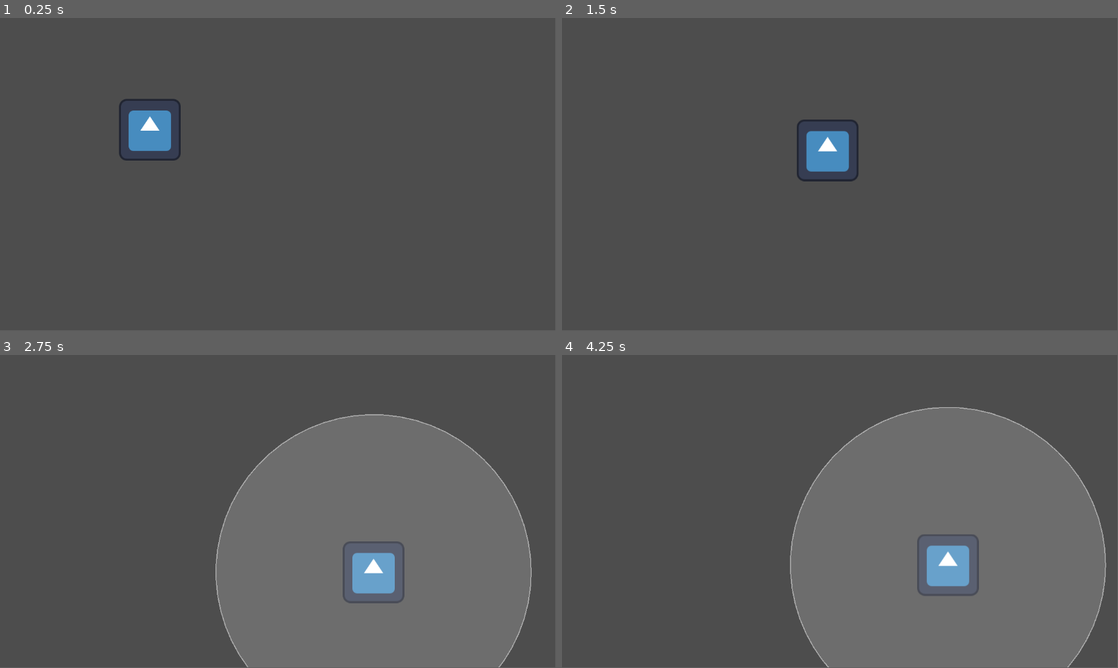
Above: before the commit, frames 1-4 (two rows, left to right).
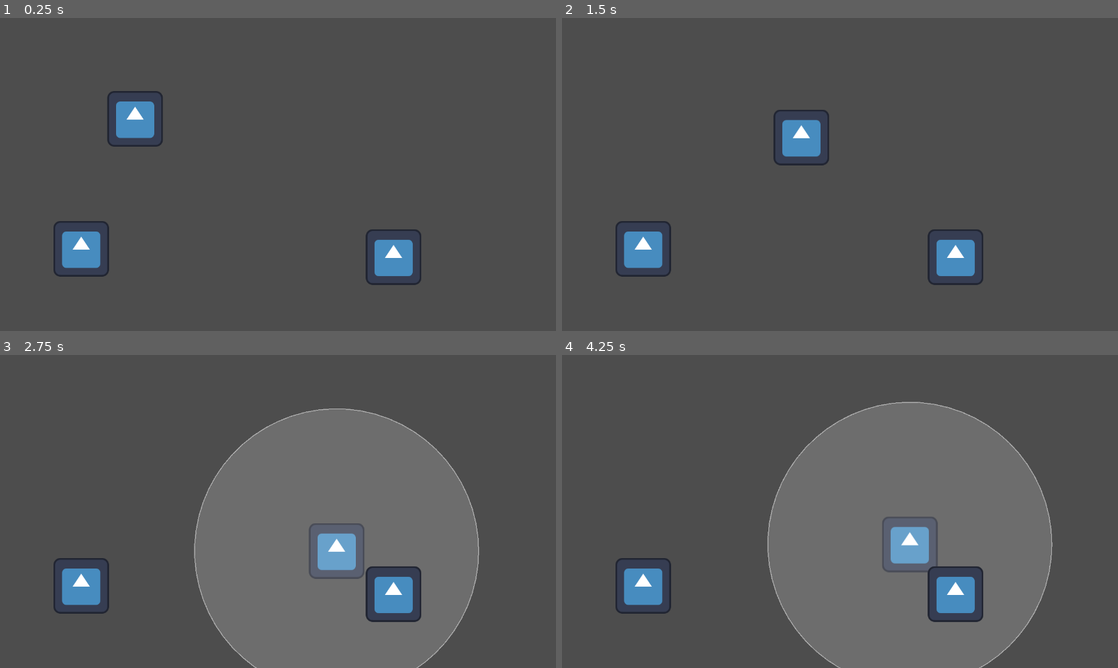
Above: after the commit, the same moments.

Repository: ternaryCat/ldjam59
Game: Godot game, scene res://components/level.tscn
Two runs of this game, one before a commit and one after it. Both use one fixed random seed, a clock stepped at 60 frames per second and the inputs below. The engine's default icon, where the game draws it, is replaced by a stand-in: a white triangle on a blue panel in a dark square.
Inputs:
- Up to frame 1 (0.25 s): no input
- Up to frame 2 (1.5 s): tap Enter at 0.5 s; hold D (right) 0.53-1.28 s; hold Space (activate) 0.53-1.28 s; hold S (down) from 1.28 s (still down); tap W (top) at 1.35 s
- Up to frame 3 (2.75 s): release S (down) at 2.03 s; hold D (right) from 2.03 s (still down); hold Space (activate) from 2.03 s (still down)
- Up to frame 4 (4.25 s): release Space (activate) at 2.78 s; tap W (top) at 2.85 s; release D (right) at 3.53 s; hold A (left) from 3.53 s (still down); hold Space (activate) from 3.53 s (still down)
In our replay, the window is 799x449 before the commit and 800x450 after it. These sizes can differ from the game's own. Grey fills any space a smaller window leaves; there, only what the larger window draws over its background counts as a difference.

The runs differ from the first frame. In frame 1, 3.6% of the frame differs, in the area x 9-76%, y 23-86%; in frame 2, 3.9%; in frame 3, 16%; in frame 4, 16%, in the area x 9-98%, y 14-100%.

Commit message:
base enemies

Diff:
--- a/components/level.tscn
+++ b/components/level.tscn
@@ -2,9 +2,18 @@
 
 [ext_resource type="PackedScene" uid="uid://b6tdgp3g2i7k2" path="res://components/level/player.tscn" id="1_ouk1x"]
 [ext_resource type="Script" uid="uid://cmb27xme82kug" path="res://components/level/player.gd" id="2_6fnek"]
+[ext_resource type="PackedScene" uid="uid://eyln1wkn80r" path="res://components/level/enemy.tscn" id="3_6fnek"]
 
 [node name="level" type="Node2D" unique_id=1124570366]
 
 [node name="player" parent="." unique_id=510700806 instance=ExtResource("1_ouk1x")]
 position = Vector2(311, 232)
 script = ExtResource("2_6fnek")
+
+[node name="enemies" type="Node2D" parent="." unique_id=286288996]
+
+[node name="enemy" parent="enemies" unique_id=408884908 instance=ExtResource("3_6fnek")]
+position = Vector2(187, 531)
+
+[node name="enemy2" parent="enemies" unique_id=1736653676 instance=ExtResource("3_6fnek")]
+position = Vector2(906, 550)
--- /dev/null
+++ b/components/level/enemy.gd
@@ -0,0 +1,11 @@
+extends AnimatedSprite2D
+
+
+# Called when the node enters the scene tree for the first time.
+func _ready() -> void:
+	pass # Replace with function body.
+
+
+# Called every frame. 'delta' is the elapsed time since the previous frame.
+func _process(delta: float) -> void:
+	pass
--- /dev/null
+++ b/components/level/enemy.tscn
@@ -0,0 +1,35 @@
+[gd_scene format=3 uid="uid://eyln1wkn80r"]
+
+[ext_resource type="Texture2D" uid="uid://cvxbsh0y4gur7" path="res://icon.svg" id="1_8gyse"]
+[ext_resource type="Script" uid="uid://dtclb7wsx66ro" path="res://components/level/enemy.gd" id="2_m8og6"]
+
+[sub_resource type="SpriteFrames" id="SpriteFrames_ck80t"]
+animations = [{
+"frames": [{
+"duration": 1.0,
+"texture": ExtResource("1_8gyse")
+}],
+"loop": true,
+"name": &"idle",
+"speed": 5.0
+}, {
+"frames": [],
+"loop": true,
+"name": &"new_animation",
+"speed": 5.0
+}]
+
+[sub_resource type="CircleShape2D" id="CircleShape2D_aq6n6"]
+
+[node name="enemy" type="AnimatedSprite2D" unique_id=408884908]
+sprite_frames = SubResource("SpriteFrames_ck80t")
+animation = &"idle"
+script = ExtResource("2_m8og6")
+
+[node name="collision" type="Area2D" parent="." unique_id=2858423]
+collision_layer = 5
+collision_mask = 3
+monitoring = false
+
+[node name="shape" type="CollisionShape2D" parent="collision" unique_id=834457060]
+shape = SubResource("CircleShape2D_aq6n6")
--- a/project.godot
+++ b/project.godot
@@ -14,6 +14,11 @@
 run/main_scene="uid://cdhnni4o462rc"
 config/features=PackedStringArray("4.6", "GL Compatibility")
 config/icon="res://icon.svg"
+
+[display]
+
+window/size/viewport_width=1280
+window/size/viewport_height=720
 
 [input]
 
Not shown, added: components/level/enemy.gd.uid
Not shown, added: components/level/signal_area.gd.uid
Not shown, changed: .gitignore
